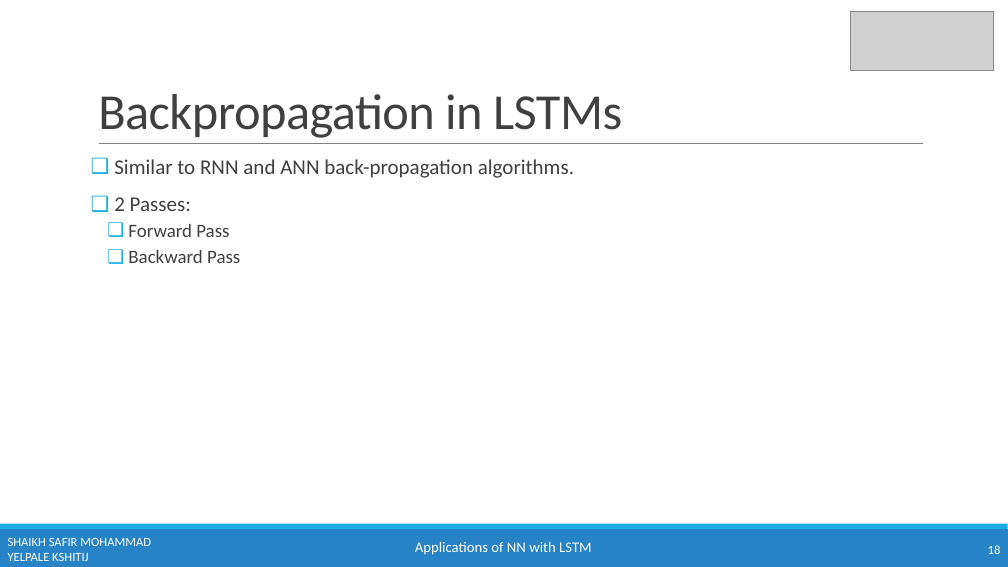
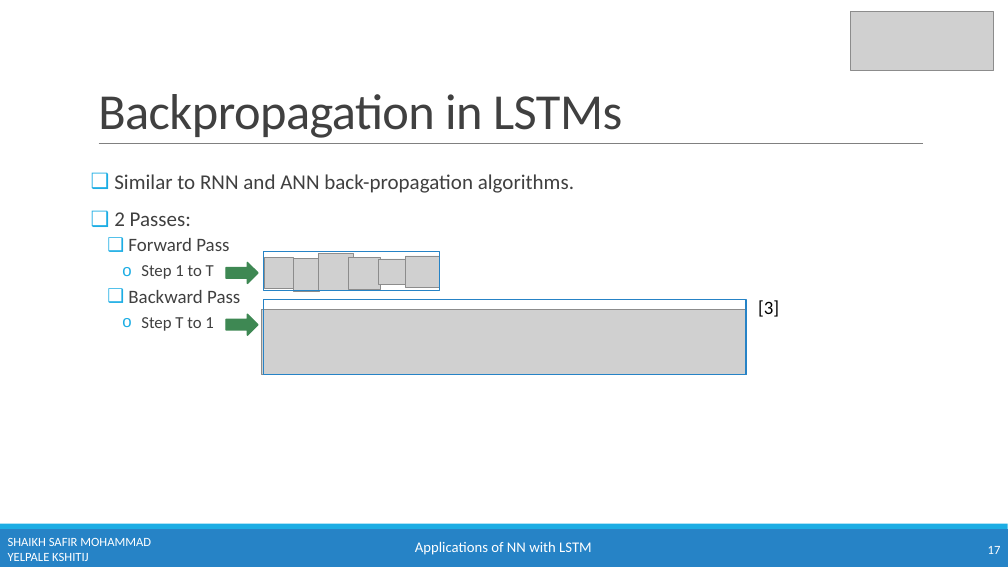
Before and after one commit to kshitijyelpale/LFD-Application-of-NN-in-LSTM, a slide deck: slide 17 of Documentation/LSTM Presentation.pptx (slide 18 before the commit). Drawn at 1008x567 pixels with LibreOffice and Linux fonts; fonts in the diff are those of the drawing; grey boxes stand for pictures. Boxes give left, top, right and bottom in pixels: in the first picture for what was removed or moved away, otherwise in the second. Text is boxed around its words. In the diff, an @@ line names an element or a change of style, - is before the commit and + after.

```diff
--- a/Documentation/LSTM Presentation.pptx
+++ b/Documentation/LSTM Presentation.pptx
@@ text "Similar to RNN and ANN ...": place and size @@
-text "Similar to RNN and ANN ..." at [114,159,574,263]
+text "Similar to RNN and ANN ..." at [114,174,574,331]
@@ text at [141,265,214,279]: paragraph added @@
+    o Step 1 to T
@@ right arrow added at [226,262,258,284], fill #3E8853, outline #3E8853 1.25 pt @@
@@ rectangle added at [264,251,439,290], outline #2683C6 1.25 pt @@
@@ picture added at [265,257,294,288] @@
@@ picture added at [294,259,319,291] @@
@@ picture added at [319,253,354,290] @@
@@ picture added at [348,257,380,290] @@
@@ picture added at [379,259,413,284] @@
@@ picture added at [405,256,439,288] @@
@@ text at [141,317,213,331]: paragraph added @@
+    o Step T to 1
@@ right arrow added at [226,314,258,335], fill #3E8853, outline #3E8853 1.25 pt @@
@@ picture added at [262,310,746,374] @@
@@ rectangle added at [264,300,746,375], outline #2683C6 1.25 pt @@
@@ text added at [758,300,779,317], 18 pt, text #000000 @@
+[3]
@@ page number at [988,546,1001,554]: text changed @@
-18
+17
```
Also in this commit, not shown: 14 other slides changed, 1 slide added.
